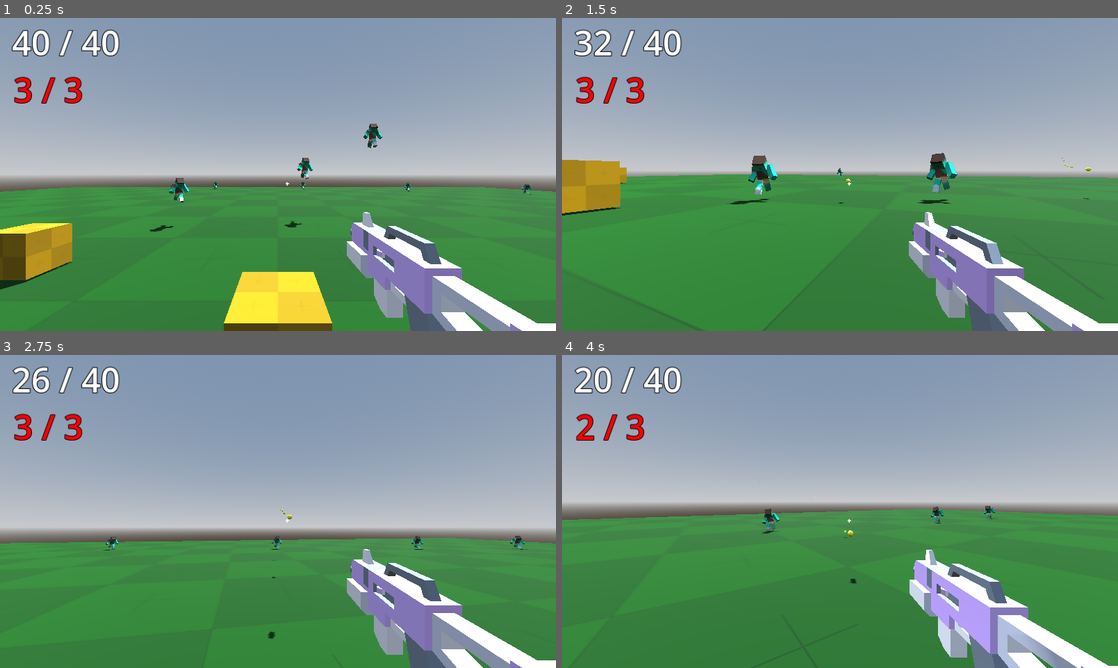
Above: before the commit, frames 1-4 (two rows, left to right).
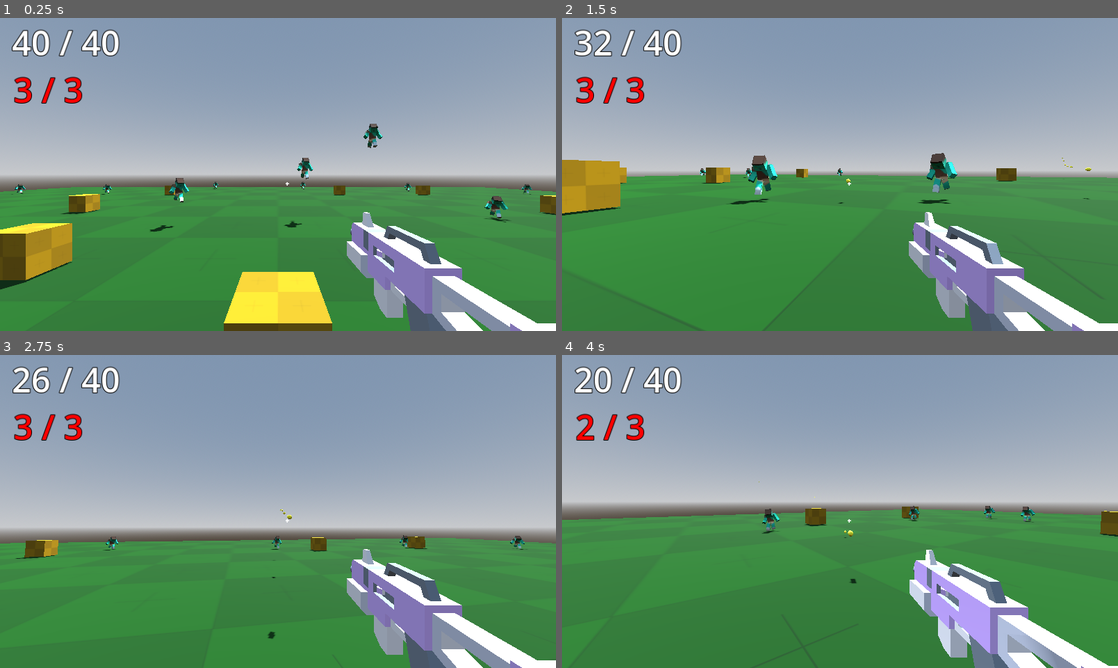
Above: after the commit, the same moments.

Repository: Aln3san/Zombi
Game: Godot game, scene res://scenes/main.tscn
Same seed, same stepped clock (60 frames per second), same inputs: the game is played once before the commit and once after it.
Inputs (mouse positions are in pixels of both pictures, inside the frame that each line leads up to):
- Up to frame 1 (0.25 s): no input
- Up to frame 2 (1.5 s): move the mouse to (867, 174) at 0.52 s; press the mouse at (867, 174) at 0.53 s; hold W (up) from 0.53 s (still down); tap Space (jump) at 0.77 s; move the mouse to (812, 174) at 1.27 s; release the mouse at (812, 174) at 1.28 s; click (812, 174) at 1.35 s
- Up to frame 3 (2.75 s): keep holding W (up); tap Space (jump) at 1.52 s; move the mouse to (289, 505) at 2.02 s; press the mouse at (289, 505) at 2.03 s
- Up to frame 4 (4 s): keep holding W (up); move the mouse to (834, 517) at 2.77 s; release the mouse at (834, 517) at 2.78 s; click (834, 517) at 2.85 s; tap Space (jump) at 3.02, 3.77 s; move the mouse to (878, 514) at 3.52 s; press the mouse at (878, 514) at 3.53 s

The runs differ from the first frame. In frame 1, 0.9% of the frame differs, in the area x 2-100%, y 53-66%; in frame 2, 0.5%; in frame 3, 0.6%; in frame 4, 0.7%.

Commit message:
Add files via upload

Diff:
--- a/zompi/scenes/main.tscn
+++ b/zompi/scenes/main.tscn
@@ -79,6 +79,108 @@
 [node name="Zombie8" parent="." instance=ExtResource("3_1q23w")]
 transform = Transform3D(15, 0, 0, 0, 15, 0, 0, 0, 15, 60.5901, 0.291146, -49.6942)
 
+[node name="Zombie10" parent="." instance=ExtResource("3_1q23w")]
+transform = Transform3D(15, 0, 0, 0, 15, 0, 0, 0, 15, 60.5901, 0.291146, -40.9716)
+
+[node name="Zombie11" parent="." instance=ExtResource("3_1q23w")]
+transform = Transform3D(15, 0, 0, 0, 15, 0, 0, 0, 15, 60.5901, 0.291146, -3.07287)
+
+[node name="Zombie12" parent="." instance=ExtResource("3_1q23w")]
+transform = Transform3D(15, 0, 0, 0, 15, 0, 0, 0, 15, 60.5901, 0.291146, 14.7602)
+
+[node name="Zombie13" parent="." instance=ExtResource("3_1q23w")]
+transform = Transform3D(15, 0, 0, 0, 15, 0, 0, 0, 15, 60.5901, 0.291146, -22.2535)
+
+[node name="Zombie14" parent="." instance=ExtResource("3_1q23w")]
+transform = Transform3D(15, 0, 0, 0, 15, 0, 0, 0, 15, 60.5901, 0.291146, 28.745)
+
+[node name="Zombie15" parent="." instance=ExtResource("3_1q23w")]
+transform = Transform3D(15, 0, 0, 0, 15, 0, 0, 0, 15, 60.5901, 0.291146, 38.7963)
+
+[node name="Zombie16" parent="." instance=ExtResource("3_1q23w")]
+transform = Transform3D(15, 0, 0, 0, 15, 0, 0, 0, 15, 60.5901, 0.291146, 47.5434)
+
+[node name="Zombie17" parent="." instance=ExtResource("3_1q23w")]
+transform = Transform3D(15, 0, 0, 0, 15, 0, 0, 0, 15, 60.5901, 0.291146, 53.6753)
+
+[node name="Zombie18" parent="." instance=ExtResource("3_1q23w")]
+transform = Transform3D(15, 0, 0, 0, 15, 0, 0, 0, 15, 60.5901, 0.291146, 62.4687)
+
+[node name="Zombie19" parent="." instance=ExtResource("3_1q23w")]
+transform = Transform3D(15, 0, 0, 0, 15, 0, 0, 0, 15, 41.3692, 0.291146, 62.4687)
+
+[node name="Zombie20" parent="." instance=ExtResource("3_1q23w")]
+transform = Transform3D(15, 0, 0, 0, 15, 0, 0, 0, 15, 41.3692, 0.291146, 50.9694)
+
+[node name="Zombie21" parent="." instance=ExtResource("3_1q23w")]
+transform = Transform3D(15, 0, 0, 0, 15, 0, 0, 0, 15, 41.3692, 0.291146, 37.7411)
+
+[node name="Zombie22" parent="." instance=ExtResource("3_1q23w")]
+transform = Transform3D(15, 0, 0, 0, 15, 0, 0, 0, 15, 41.3692, 0.291146, 26.0136)
+
+[node name="Zombie23" parent="." instance=ExtResource("3_1q23w")]
+transform = Transform3D(15, 0, 0, 0, 15, 0, 0, 0, 15, 41.3692, 0.291146, 14.3997)
+
+[node name="Zombie24" parent="." instance=ExtResource("3_1q23w")]
+transform = Transform3D(15, 0, 0, 0, 15, 0, 0, 0, 15, 51.646, 0.291146, 14.3997)
+
+[node name="Zombie25" parent="." instance=ExtResource("3_1q23w")]
+transform = Transform3D(15, 0, 0, 0, 15, 0, 0, 0, 15, 40.5303, 0.334169, -5.64478)
+
+[node name="Zombie26" parent="." instance=ExtResource("3_1q23w")]
+transform = Transform3D(15, 0, 0, 0, 15, 0, 0, 0, 15, 40.5303, 0.334169, -22.0924)
+
+[node name="Zombie27" parent="." instance=ExtResource("3_1q23w")]
+transform = Transform3D(15, 0, 0, 0, 15, 0, 0, 0, 15, 23.5303, 0.334169, -22.0924)
+
+[node name="Zombie28" parent="." instance=ExtResource("3_1q23w")]
+transform = Transform3D(15, 0, 0, 0, 15, 0, 0, 0, 15, 23.5303, 0.334169, -4.0924)
+
+[node name="Zombie29" parent="." instance=ExtResource("3_1q23w")]
+transform = Transform3D(15, 0, 0, 0, 15, 0, 0, 0, 15, 23.5303, 0.334169, 15.9076)
+
+[node name="Zombie30" parent="." instance=ExtResource("3_1q23w")]
+transform = Transform3D(15, 0, 0, 0, 15, 0, 0, 0, 15, 23.5303, 0.334169, 40.9076)
+
+[node name="Zombie31" parent="." instance=ExtResource("3_1q23w")]
+transform = Transform3D(15, 0, 0, 0, 15, 0, 0, 0, 15, -2.46973, 0.334169, 40.9076)
+
+[node name="Zombie32" parent="." instance=ExtResource("3_1q23w")]
+transform = Transform3D(15, 0, 0, 0, 15, 0, 0, 0, 15, -2.46973, 0.334169, 25.9076)
+
+[node name="Zombie33" parent="." instance=ExtResource("3_1q23w")]
+transform = Transform3D(15, 0, 0, 0, 15, 0, 0, 0, 15, -27.4697, 0.334169, 25.9076)
+
+[node name="Zombie34" parent="." instance=ExtResource("3_1q23w")]
+transform = Transform3D(15, 0, 0, 0, 15, 0, 0, 0, 15, -27.4697, 0.334169, 46.9076)
+
+[node name="Zombie35" parent="." instance=ExtResource("3_1q23w")]
+transform = Transform3D(15, 0, 0, 0, 15, 0, 0, 0, 15, -27.4697, 0.334169, 59.7598)
+
+[node name="Zombie36" parent="." instance=ExtResource("3_1q23w")]
+transform = Transform3D(15, 0, 0, 0, 15, 0, 0, 0, 15, -3.97123, 0.334169, 59.7598)
+
+[node name="Zombie37" parent="." instance=ExtResource("3_1q23w")]
+transform = Transform3D(15, 0, 0, 0, 15, 0, 0, 0, 15, 2.6901, 0.334169, 59.7598)
+
+[node name="Zombie38" parent="." instance=ExtResource("3_1q23w")]
+transform = Transform3D(15, 0, 0, 0, 15, 0, 0, 0, 15, -57.7842, 0.334169, 59.7598)
+
+[node name="Zombie39" parent="." instance=ExtResource("3_1q23w")]
+transform = Transform3D(15, 0, 0, 0, 15, 0, 0, 0, 15, -57.7842, 0.334169, 36.1621)
+
+[node name="Zombie40" parent="." instance=ExtResource("3_1q23w")]
+transform = Transform3D(15, 0, 0, 0, 15, 0, 0, 0, 15, -41.5535, 0.334169, 36.1621)
+
+[node name="Zombie41" parent="." instance=ExtResource("3_1q23w")]
+transform = Transform3D(15, 0, 0, 0, 15, 0, 0, 0, 15, -41.5535, 0.334169, 26.3899)
+
+[node name="Zombie42" parent="." instance=ExtResource("3_1q23w")]
+transform = Transform3D(15, 0, 0, 0, 15, 0, 0, 0, 15, -41.5535, 0.334169, -49.5789)
+
+[node name="Zombie43" parent="." instance=ExtResource("3_1q23w")]
+transform = Transform3D(15, 0, 0, 0, 15, 0, 0, 0, 15, -62.9751, 0.334169, -49.5789)
+
 [node name="Zombie9" parent="." instance=ExtResource("3_1q23w")]
 transform = Transform3D(15, 0, 0, 0, 15, 0, 0, 0, 15, -55.6682, 0.592887, -21.5022)
 
@@ -174,3 +276,133 @@
 
 [node name="CollisionShape3D" type="CollisionShape3D" parent="NavigationRegion3D/box8"]
 shape = SubResource("BoxShape3D_7pyf5")
+
+[node name="box9" type="StaticBody3D" parent="NavigationRegion3D"]
+transform = Transform3D(2, 0, 0, 0, 2, 0, 0, 0, 2, -49.1565, 1.23335, 20.8789)
+
+[node name="MeshInstance3D" type="MeshInstance3D" parent="NavigationRegion3D/box9"]
+material_override = SubResource("StandardMaterial3D_blinu")
+mesh = SubResource("BoxMesh_yrcp1")
+
+[node name="CollisionShape3D" type="CollisionShape3D" parent="NavigationRegion3D/box9"]
+shape = SubResource("BoxShape3D_7pyf5")
+
+[node name="box10" type="StaticBody3D" parent="NavigationRegion3D"]
+transform = Transform3D(2, 0, 0, 0, 2, 0, 0, 0, 2, -35.1929, 1.23335, 20.8789)
+
+[node name="MeshInstance3D" type="MeshInstance3D" parent="NavigationRegion3D/box10"]
+material_override = SubResource("StandardMaterial3D_blinu")
+mesh = SubResource("BoxMesh_yrcp1")
+
+[node name="CollisionShape3D" type="CollisionShape3D" parent="NavigationRegion3D/box10"]
+shape = SubResource("BoxShape3D_7pyf5")
+
+[node name="box11" type="StaticBody3D" parent="NavigationRegion3D"]
+transform = Transform3D(2, 0, 0, 0, 2, 0, 0, 0, 2, 8.43925, 1.23335, 20.8789)
+
+[node name="MeshInstance3D" type="MeshInstance3D" parent="NavigationRegion3D/box11"]
+material_override = SubResource("StandardMaterial3D_blinu")
+mesh = SubResource("BoxMesh_yrcp1")
+
+[node name="CollisionShape3D" type="CollisionShape3D" parent="NavigationRegion3D/box11"]
+shape = SubResource("BoxShape3D_7pyf5")
+
+[node name="box12" type="StaticBody3D" parent="NavigationRegion3D"]
+transform = Transform3D(2, 0, 0, 0, 2, 0, 0, 0, 2, 8.43925, 1.23335, 39.4394)
+
+[node name="MeshInstance3D" type="MeshInstance3D" parent="NavigationRegion3D/box12"]
+material_override = SubResource("StandardMaterial3D_blinu")
+mesh = SubResource("BoxMesh_yrcp1")
+
+[node name="CollisionShape3D" type="CollisionShape3D" parent="NavigationRegion3D/box12"]
+shape = SubResource("BoxShape3D_7pyf5")
+
+[node name="box13" type="StaticBody3D" parent="NavigationRegion3D"]
+transform = Transform3D(2, 0, 0, 0, 2, 0, 0, 0, 2, 33.1542, 1.23335, 39.4394)
+
+[node name="MeshInstance3D" type="MeshInstance3D" parent="NavigationRegion3D/box13"]
+material_override = SubResource("StandardMaterial3D_blinu")
+mesh = SubResource("BoxMesh_yrcp1")
+
+[node name="CollisionShape3D" type="CollisionShape3D" parent="NavigationRegion3D/box13"]
+shape = SubResource("BoxShape3D_7pyf5")
+
+[node name="box14" type="StaticBody3D" parent="NavigationRegion3D"]
+transform = Transform3D(2, 0, 0, 0, 2, 0, 0, 0, 2, 33.1542, 1.23335, 18.0842)
+
+[node name="MeshInstance3D" type="MeshInstance3D" parent="NavigationRegion3D/box14"]
+material_override = SubResource("StandardMaterial3D_blinu")
+mesh = SubResource("BoxMesh_yrcp1")
+
+[node name="CollisionShape3D" type="CollisionShape3D" parent="NavigationRegion3D/box14"]
+shape = SubResource("BoxShape3D_7pyf5")
+
+[node name="box15" type="StaticBody3D" parent="NavigationRegion3D"]
+transform = Transform3D(2, 0, 0, 0, 2, 0, 0, 0, 2, 33.1542, 1.23335, -24.0028)
+
+[node name="MeshInstance3D" type="MeshInstance3D" parent="NavigationRegion3D/box15"]
+material_override = SubResource("StandardMaterial3D_blinu")
+mesh = SubResource("BoxMesh_yrcp1")
+
+[node name="CollisionShape3D" type="CollisionShape3D" parent="NavigationRegion3D/box15"]
+shape = SubResource("BoxShape3D_7pyf5")
+
+[node name="box16" type="StaticBody3D" parent="NavigationRegion3D"]
+transform = Transform3D(2, 0, 0, 0, 2, 0, 0, 0, 2, 33.1542, 1.23335, -46.6414)
+
+[node name="MeshInstance3D" type="MeshInstance3D" parent="NavigationRegion3D/box16"]
+material_override = SubResource("StandardMaterial3D_blinu")
+mesh = SubResource("BoxMesh_yrcp1")
+
+[node name="CollisionShape3D" type="CollisionShape3D" parent="NavigationRegion3D/box16"]
+shape = SubResource("BoxShape3D_7pyf5")
+
+[node name="box17" type="StaticBody3D" parent="NavigationRegion3D"]
+transform = Transform3D(2, 0, 0, 0, 2, 0, 0, 0, 2, 14.0622, 1.23335, -46.6414)
+
+[node name="MeshInstance3D" type="MeshInstance3D" parent="NavigationRegion3D/box17"]
+material_override = SubResource("StandardMaterial3D_blinu")
+mesh = SubResource("BoxMesh_yrcp1")
+
+[node name="CollisionShape3D" type="CollisionShape3D" parent="NavigationRegion3D/box17"]
+shape = SubResource("BoxShape3D_7pyf5")
+
+[node name="box18" type="StaticBody3D" parent="NavigationRegion3D"]
+transform = Transform3D(2, 0, 0, 0, 2, 0, 0, 0, 2, -24.3136, 1.23335, -46.6414)
+
+[node name="MeshInstance3D" type="MeshInstance3D" parent="NavigationRegion3D/box18"]
+material_override = SubResource("StandardMaterial3D_blinu")
+mesh = SubResource("BoxMesh_yrcp1")
+
+[node name="CollisionShape3D" type="CollisionShape3D" parent="NavigationRegion3D/box18"]
+shape = SubResource("BoxShape3D_7pyf5")
+
+[node name="box19" type="StaticBody3D" parent="NavigationRegion3D"]
+transform = Transform3D(2, 0, 0, 0, 2, 0, 0, 0, 2, -24.3136, 1.23335, -25.6609)
+
+[node name="MeshInstance3D" type="MeshInstance3D" parent="NavigationRegion3D/box19"]
+material_override = SubResource("StandardMaterial3D_blinu")
+mesh = SubResource("BoxMesh_yrcp1")
+
+[node name="CollisionShape3D" type="CollisionShape3D" parent="NavigationRegion3D/box19"]
+shape = SubResource("BoxShape3D_7pyf5")
+
+[node name="box20" type="StaticBody3D" parent="NavigationRegion3D"]
+transform = Transform3D(2, 0, 0, 0, 2, 0, 0, 0, 2, -24.3136, 1.23335, 35.746)
+
+[node name="MeshInstance3D" type="MeshInstance3D" parent="NavigationRegion3D/box20"]
+material_override = SubResource("StandardMaterial3D_blinu")
+mesh = SubResource("BoxMesh_yrcp1")
+
+[node name="CollisionShape3D" type="CollisionShape3D" parent="NavigationRegion3D/box20"]
+shape = SubResource("BoxShape3D_7pyf5")
+
+[node name="box21" type="StaticBody3D" parent="NavigationRegion3D"]
+transform = Transform3D(2, 0, 0, 0, 2, 0, 0, 0, 2, -10.3136, 1.23335, 51.368)
+
+[node name="MeshInstance3D" type="MeshInstance3D" parent="NavigationRegion3D/box21"]
+material_override = SubResource("StandardMaterial3D_blinu")
+mesh = SubResource("BoxMesh_yrcp1")
+
+[node name="CollisionShape3D" type="CollisionShape3D" parent="NavigationRegion3D/box21"]
+shape = SubResource("BoxShape3D_7pyf5")
